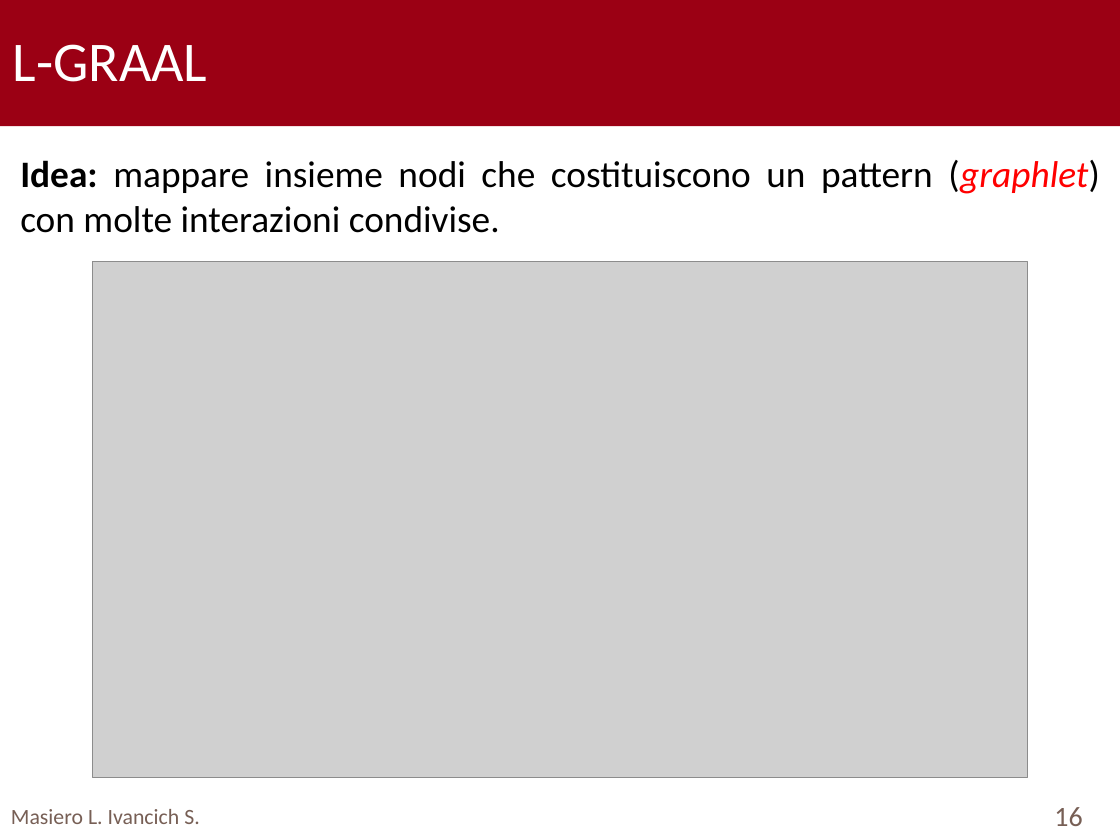
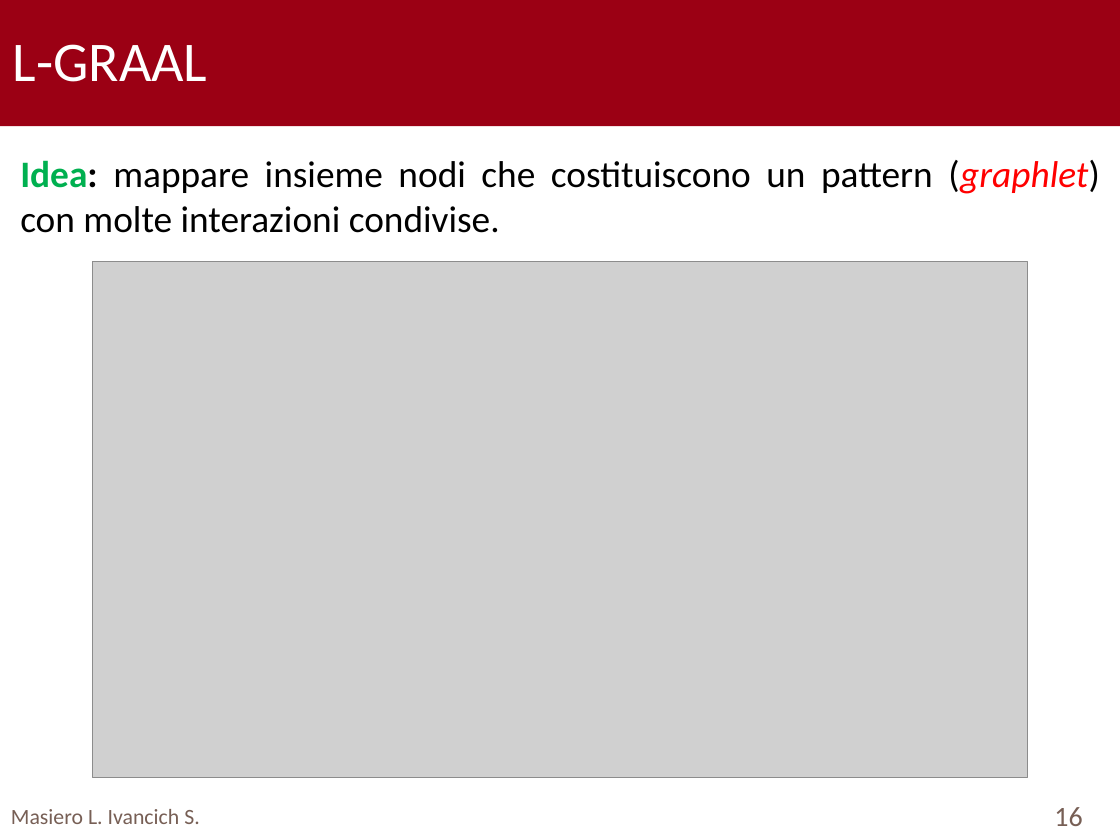
Before and after one commit to TyllanDrake/NetworkAlignment, a slide deck: slide 16 of Presentation/Presentation.pptx. Drawn at 1120x840 pixels with LibreOffice and Linux fonts; fonts in the diff are those of the drawing; grey boxes stand for pictures; background and template pictures are left out. Boxes give left, top, right and bottom in pixels: in the first picture for what was removed or moved away, otherwise in the second. Text is boxed around its words. In the diff, an @@ line names an element or a change of style, - is before the commit and + after.

```diff
--- a/Presentation/Presentation.pptx
+++ b/Presentation/Presentation.pptx
@@ text "Idea: mappare insieme nodi che ..." at [20, 160, 1100, 233]: text colour #000000 to #00B050 in "Idea:" @@
```
Also in this commit, not shown: 15 other slides changed, 2 other files.
